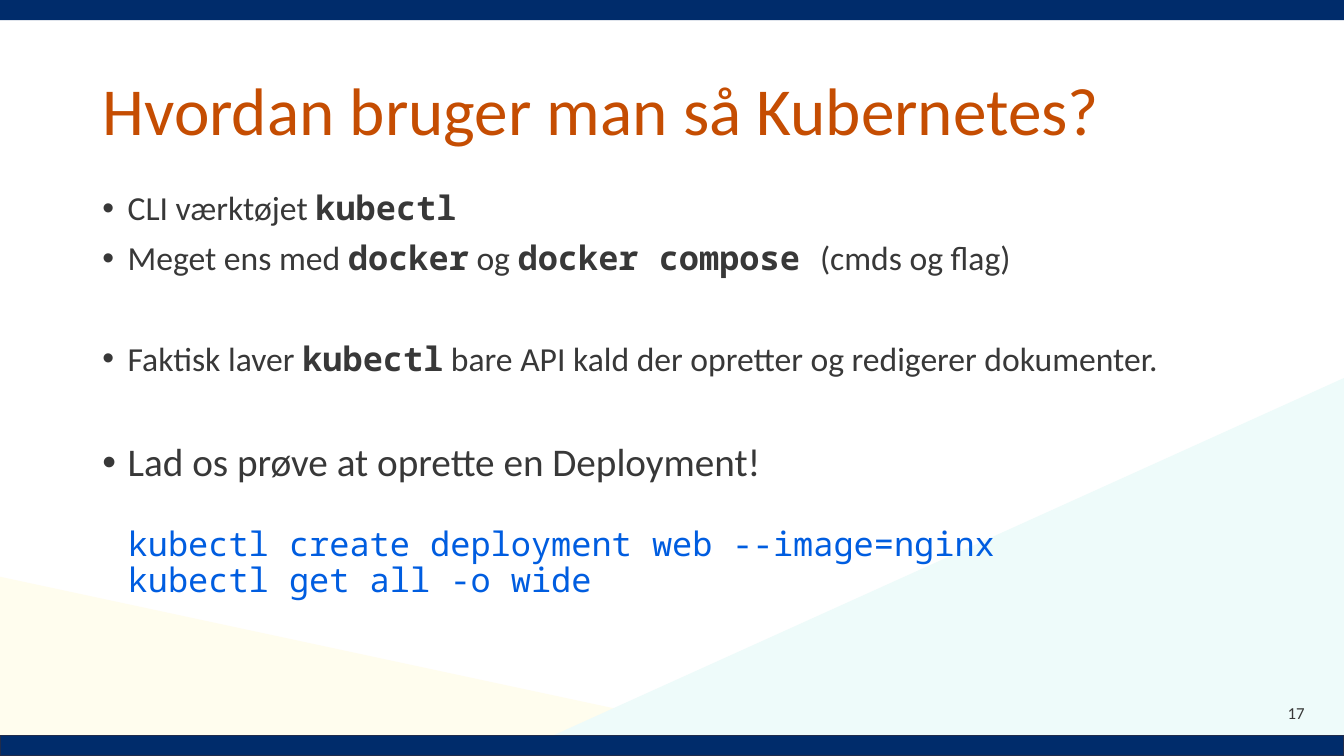
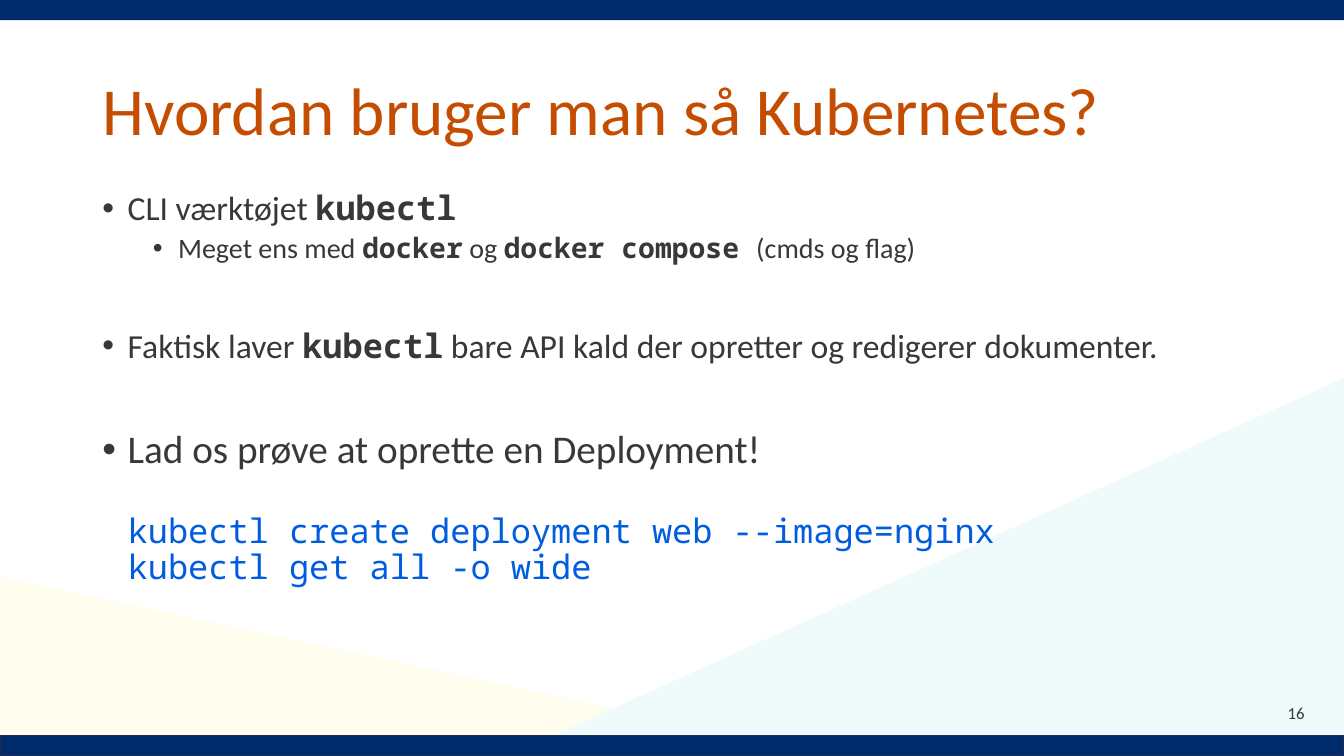
Before and after one commit to Notalib/workshop-kubernetes, a slide deck: slide 16 of Kubernetes_workshop.pptx (slide 17 before the commit). Drawn at 1344x756 pixels with LibreOffice and Linux fonts; fonts in the diff are those of the drawing; background and template pictures are left out. Boxes give left, top, right and bottom in pixels: in the first picture for what was removed or moved away, otherwise in the second. Text is boxed around its words. In the diff, an @@ line names an element or a change of style, - is before the commit and + after.

```diff
--- a/Kubernetes_workshop.pptx
+++ b/Kubernetes_workshop.pptx
@@ text at (x1=178, y1=236, x2=915, y2=265): size 24 to 20 pt in "Meget ens med docker og docker compose ..."; list level 1 to 2 in "Meget ens med docker og ..." @@
@@ page number at (x1=1288, y1=707, x2=1305, y2=719): text changed @@
-17
+16
```
Also in this commit, not shown: 13 other slides changed, 6 slides added, 3 slides removed, 10 other files.
